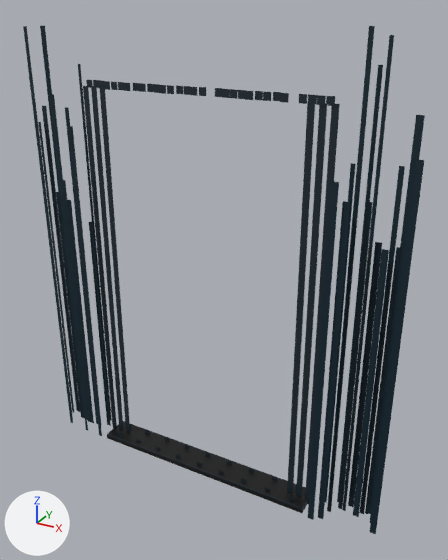
The glTF model netrun/assets/models/env/exit_frame.glb: old version first, new version second.
The view is the same before and after, from a camera (50 mm lens) standing at (1.43, -2.37, 2.34) and looking at (0.1, 0.05, 1.13). Every picture has the same lights, and +X, +Y and +Z are marked at lower left. The first picture is the older version. Vertices at exactly the same position are counted once.

The first picture shows 'exit_lintel', 'exit_post_l', 'exit_post_r', 'exit_sill' and 1 more.
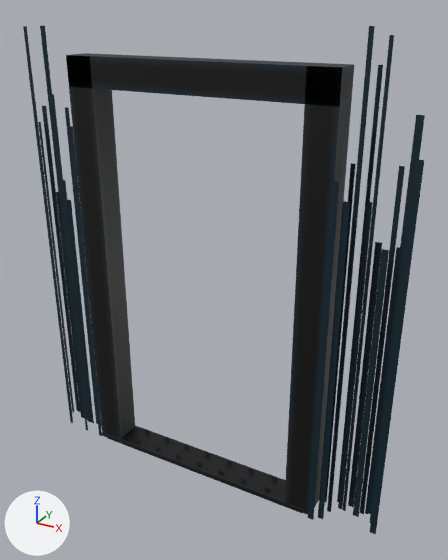
Commit message: exit_frame: косяки и перемычка — светящиеся брусья 14 см вместо тонких штрихов (читаются с 6–10 м)

Pixel boxes [x1, y1, x2, y2] of what changed, in the pictures (448 x 560 px):
```json
{"object": "exit_bar_r", "change": "added", "after": [285, 63, 354, 515]}
{"object": "exit_bar_l", "change": "added", "after": [66, 53, 135, 439]}
{"object": "exit_bar_top", "change": "added", "after": [66, 54, 354, 107]}
{"object": "exit_lintel", "change": "deleted", "before": [86, 80, 335, 106]}
{"part": 1, "of": "me_exit_post_l", "change": "deleted", "before": [91, 86, 124, 431]}
{"part": 2, "of": "me_exit_post_l", "change": "deleted", "before": [100, 87, 130, 433]}
{"part": 3, "of": "me_exit_post_l", "change": "deleted", "before": [83, 86, 117, 428]}
{"part": 4, "of": "me_exit_post_r", "change": "deleted", "before": [287, 102, 315, 494]}
{"part": 5, "of": "me_exit_post_r", "change": "deleted", "before": [305, 104, 340, 504]}
{"part": 6, "of": "me_exit_post_r", "change": "deleted", "before": [296, 103, 327, 497]}
```

Edits to the scene script, one JSON object a line:
```json
{"block": "me_exit_post_l", "where": "# used by ob_exit_post_l; location = (0.0, 0.0, 0.0)"}
{"op": "remove", "block": "me_exit_post_l", "code": "me_exit_post_l.from_pydata(...)  # 72 vertices, 36 faces; spans x -0.98..-0.5, y -0.07..0.07, z 0.0..2.26"}
{"op": "add", "block": "me_exit_post_l", "code": "me_exit_post_l.from_pydata(...)  # 60 vertices, 30 faces; spans x -0.98..-0.66, y -0.07..0.07, z 0.0..2.26"}
{"block": "me_exit_post_l", "change": "me_exit_post_l part 1: the loose piece of 4 vertices spanning x -0.59..-0.55, y 0.0, z 0.0..2.0 is deleted"}
{"block": "me_exit_post_l", "change": "me_exit_post_l part 2: the loose piece of 4 vertices spanning x -0.54..-0.5, y 0.0, z 0.0..2.0 is deleted"}
{"block": "me_exit_post_l", "change": "me_exit_post_l part 3: the loose piece of 4 vertices spanning x -0.64..-0.6, y 0.0, z 0.0..2.0 is deleted"}
{"block": "me_exit_post_r", "where": "# used by ob_exit_post_r; location = (0.0, 0.0, 0.0)"}
{"op": "remove", "block": "me_exit_post_r", "code": "me_exit_post_r.from_pydata(...)  # 68 vertices, 34 faces; spans x 0.5..0.98, y -0.09..0.09, z 0.0..2.28"}
{"op": "add", "block": "me_exit_post_r", "code": "me_exit_post_r.from_pydata(...)  # 56 vertices, 28 faces; spans x 0.65..0.98, y -0.09..0.09, z 0.0..2.28"}
{"block": "me_exit_post_r", "change": "me_exit_post_r part 4: the loose piece of 4 vertices spanning x 0.5..0.54, y 0.0, z 0.0..2.0 is deleted"}
{"block": "me_exit_post_r", "change": "me_exit_post_r part 5: the loose piece of 4 vertices spanning x 0.6..0.64, y 0.0, z 0.0..2.0 is deleted"}
{"block": "me_exit_post_r", "change": "me_exit_post_r part 6: the loose piece of 4 vertices spanning x 0.55..0.59, y 0.0, z 0.0..2.0 is deleted"}
{"op": "add", "block": "me_exit_bar_top", "code": ["me_exit_bar_top = bpy.data.meshes.new('exit_bar_top')", "me_exit_bar_top.from_pydata(...)  # 56 vertices, 108 faces; spans x -0.66..0.66, y -0.07..0.07, z 2.0..2.14", "me_exit_bar_top.materials.append(mat_solid_dark)"]}
{"op": "add", "block": "me_exit_bar_r", "code": ["me_exit_bar_r = bpy.data.meshes.new('exit_bar_r')", "me_exit_bar_r.from_pydata(...)  # 56 vertices, 108 faces; spans x 0.52..0.66, y -0.07..0.07, z 0.0..2.14", "me_exit_bar_r.materials.append(mat_solid_dark)"]}
{"op": "add", "block": "me_exit_bar_l", "code": ["me_exit_bar_l = bpy.data.meshes.new('exit_bar_l')", "me_exit_bar_l.from_pydata(...)  # 56 vertices, 108 faces; spans x -0.66..-0.52, y -0.07..0.07, z 0.0..2.14", "me_exit_bar_l.materials.append(mat_solid_dark)"]}
{"op": "remove", "block": "ob_exit_lintel", "code": ["ob_exit_lintel = bpy.data.objects.new('exit_lintel', me_exit_lintel)", "ob_exit_lintel.location = (0.0, 0.0, 0.0)"]}
{"op": "add", "block": "ob_exit_bar_top", "code": ["ob_exit_bar_top = bpy.data.objects.new('exit_bar_top', me_exit_bar_top)", "ob_exit_bar_top.location = (0.0, 0.0, 0.0)"]}
{"op": "add", "block": "ob_exit_bar_r", "code": ["ob_exit_bar_r = bpy.data.objects.new('exit_bar_r', me_exit_bar_r)", "ob_exit_bar_r.location = (0.0, 0.0, 0.0)"]}
{"op": "add", "block": "ob_exit_bar_l", "code": ["ob_exit_bar_l = bpy.data.objects.new('exit_bar_l', me_exit_bar_l)", "ob_exit_bar_l.location = (0.0, 0.0, 0.0)"]}
```
